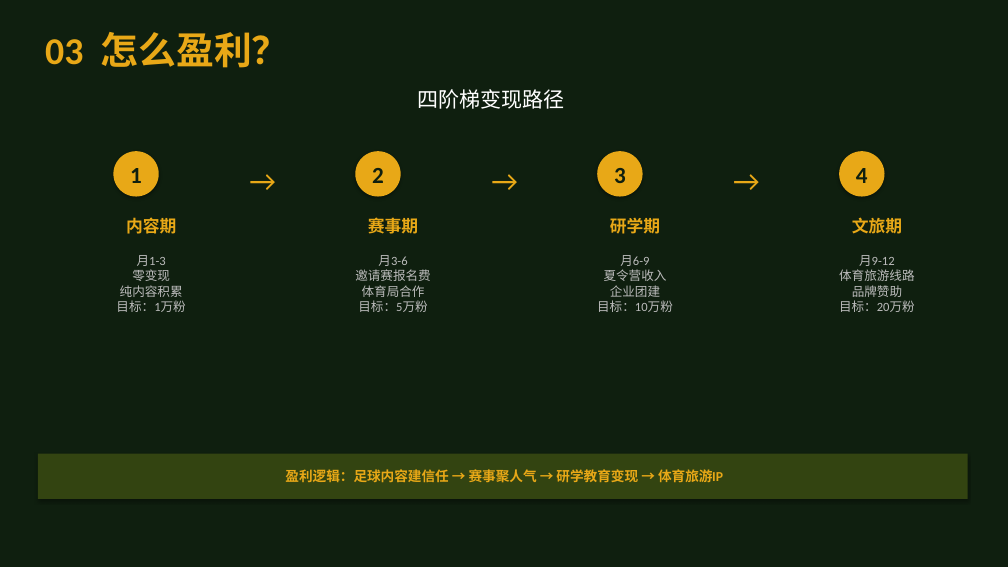
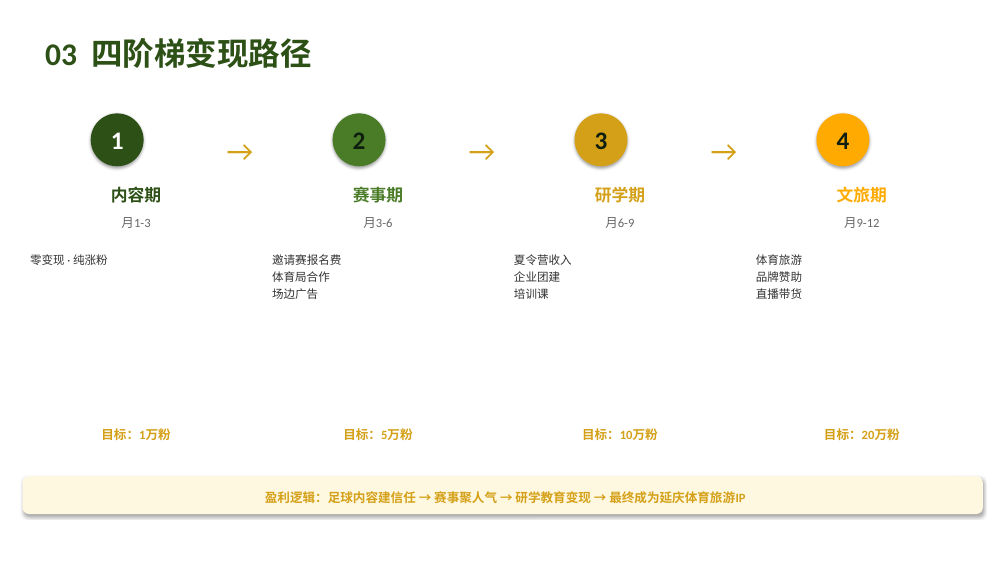
Before and after one commit to 975801846-star/workspace-outputs, a slide deck: slide 9 of tunjunying/plan_v2.pptx (slide 6 before the commit). Drawn at 1008x567 pixels with LibreOffice and Linux fonts; fonts in the diff are those of the drawing. Boxes give left, top, right and bottom in pixels: in the first picture for what was removed or moved away, otherwise in the second. Text is boxed around its words. In the diff, an @@ line names an element or a change of style, - is before the commit and + after.

```diff
--- a/tunjunying/plan_v2.pptx
+++ b/tunjunying/plan_v2.pptx
@@ background #0F1F0F to #FFFFFF @@
@@ text at bbox=[45, 38, 311, 68]: text changed; size 20 to 30 pt; text colour #FFFFFF to #2D5016; bold on @@
-四阶梯变现路径
+03 四阶梯变现路径
@@ text removed at bbox=[45, 32, 290, 68] @@
-03 怎么盈利？
@@ ellipse "1": place and size @@
-ellipse "1" at bbox=[113, 151, 159, 197]
+ellipse "1" at bbox=[91, 113, 144, 166]
@@ ellipse "1" at bbox=[91, 113, 144, 166]: size 22 to 24 pt, text colour #0F1F0F to #FFFFFF; fill #E8A817 to #2D5016 @@
@@ ellipse "2": place and size @@
-ellipse "2" at bbox=[355, 151, 401, 197]
+ellipse "2" at bbox=[333, 113, 386, 166]
@@ ellipse "2" at bbox=[333, 113, 386, 166]: size 22 to 24 pt; fill #E8A817 to #4A7C28 @@
@@ ellipse "3": place and size @@
-ellipse "3" at bbox=[597, 151, 643, 197]
+ellipse "3" at bbox=[575, 113, 628, 166]
@@ ellipse "3" at bbox=[575, 113, 628, 166]: size 22 to 24 pt; fill #E8A817 to #D4A017 @@
@@ ellipse "4": place and size @@
-ellipse "4" at bbox=[839, 151, 885, 197]
+ellipse "4" at bbox=[817, 113, 870, 166]
@@ ellipse "4" at bbox=[817, 113, 870, 166]: size 22 to 24 pt; fill #E8A817 to #FFAA00 @@
@@ text colour #E8A817 to #D4A017 in 4 elements at bbox=[595, 187, 645, 203], bbox=[703, 129, 741, 166], bbox=[219, 129, 257, 166], bbox=[461, 129, 499, 166] @@
@@ 3 texts: place and size @@
-3 texts at bbox=[242, 159, 764, 197]
+3 texts at bbox=[219, 129, 741, 166]
@@ text "内容期" at bbox=[111, 186, 161, 203]: text colour #E8A817 to #2D5016 @@
@@ text "赛事期" at bbox=[353, 184, 403, 206]: text colour #E8A817 to #4A7C28 @@
@@ 4 texts: place and size @@
-4 texts at bbox=[126, 215, 902, 237]
+4 texts at bbox=[111, 184, 887, 206]
@@ text "文旅期" at bbox=[837, 186, 887, 203]: text colour #E8A817 to #FFAA00 @@
@@ text added at bbox=[121, 217, 150, 228], 12 pt, text #666666 @@
+月1-3
@@ text added at bbox=[363, 217, 392, 228], 12 pt, text #666666 @@
+月3-6
@@ text added at bbox=[605, 217, 634, 228], 12 pt, text #666666 @@
+月6-9
@@ text added at bbox=[844, 217, 880, 228], 12 pt, text #666666 @@
+月9-12
@@ text at bbox=[30, 254, 108, 265]: text changed; size 12 to 11 pt; text colour #BBBBBB to #333333 @@
-月1-3
-零变现
-纯内容积累
-目标：1万粉
+零变现 · 纯涨粉
@@ text at bbox=[272, 254, 341, 299]: text changed; size 12 to 11 pt; text colour #BBBBBB to #333333 @@
-月3-6
-邀请赛报名费
-体育局合作
-目标：5万粉
+邀请赛报名费
+体育局合作
+场边广告
@@ text at bbox=[514, 254, 572, 299]: text changed; size 12 to 11 pt; text colour #BBBBBB to #333333 @@
-月6-9
-夏令营收入
-企业团建
-目标：10万粉
+夏令营收入
+企业团建
+培训课
@@ text at bbox=[756, 254, 802, 299]: text changed; size 12 to 11 pt; text colour #BBBBBB to #333333 @@
-月9-12
-体育旅游线路
-品牌赞助
-目标：20万粉
+体育旅游
+品牌赞助
+直播带货
@@ text added at bbox=[101, 428, 170, 440], 12 pt, text #D4A017, bold @@
+目标：1万粉
@@ text added at bbox=[343, 428, 412, 440], 12 pt, text #D4A017, bold @@
+目标：5万粉
@@ text added at bbox=[582, 428, 658, 440], 12 pt, text #D4A017, bold @@
+目标：10万粉
@@ text added at bbox=[824, 428, 900, 440], 12 pt, text #D4A017, bold @@
+目标：20万粉
@@ rounded rectangle "盈利逻辑：足球内容建信任 → 赛事聚人气 → 研学教育变现 ...": place and size @@
-rounded rectangle "盈利逻辑：足球内容建信任 → 赛事聚人气 → 研学教育变现 ..." at bbox=[38, 454, 968, 499]
+rounded rectangle "盈利逻辑：足球内容建信任 → 赛事聚人气 → 研学教育变现 ..." at bbox=[23, 476, 983, 514]
@@ rounded rectangle "盈利逻辑：足球内容建信任 → 赛事聚人气 → 研学教育变现 ..." at bbox=[23, 476, 983, 514]: rectangle to rounded rectangle; fill #334411 to #FFF8E1 @@
@@ text in rounded rectangle at bbox=[265, 491, 745, 504]: text changed; size 13 to 12 pt; text colour #E8A817 to #D4A017 @@
-盈利逻辑：足球内容建信任 → 赛事聚人气 → 研学教育变现 → 体育旅游IP
+盈利逻辑：足球内容建信任 → 赛事聚人气 → 研学教育变现 → 最终成为延庆体育旅游IP
```
Also in this commit, not shown: 10 other slides changed, 4 slides added, 1 other file.
